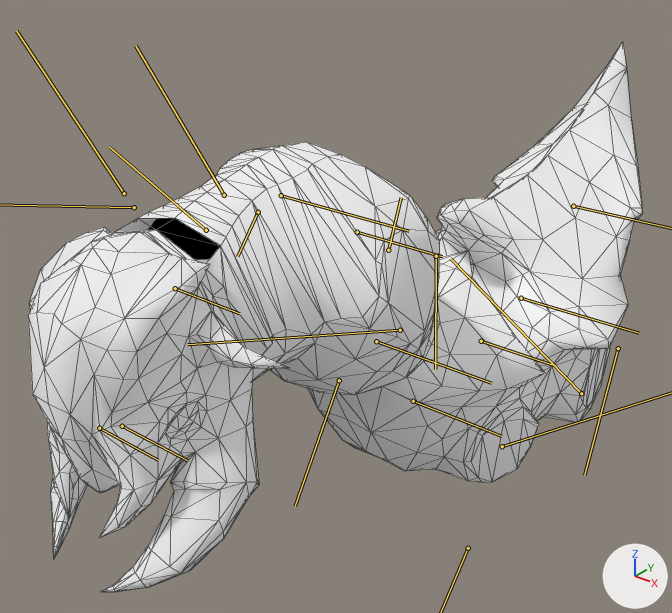
The glTF model assets/heroes/weaver/models/hero.glb as it was, and as the next commit left it.
Camera for both pictures: a camera (50 mm lens) standing at (2.34, -3.68, 3.14) and looking at (-0.48, -0.17, 0.96). The axes (+X, +Y, +Z) are drawn at lower right. The lights are the same throughout. The picture after the commit comes second. The bones that change, and the others that lie on the model, are drawn over the model as lines. Mesh edges are drawn as thin lines.

In view in the first picture: 'weaver.001'.
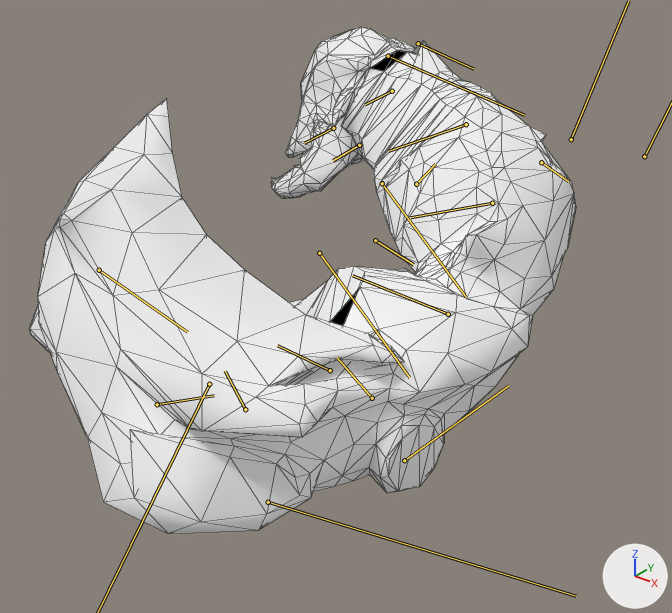
The newer file adds an action. The first version stands in its rest pose; the second is drawn at frame 14 of the action 'cast_ulti_stalker_exoskeleton_anim'.

Location of each change, [x1, y1, x2, y2] in pixels of the pictures (672 x 613 px):
'weaver.001', posed (11% narrower, 8% shorter)
    before: [28, 43, 643, 592]
    after: [30, 27, 576, 534]
bone 'Root_0', root to tip
    before: (481, 341) to (553, 365)
    after: (245, 409) to (225, 371)
bone 'thigh_A_R', root to tip
    before: (400, 330) to (187, 344)
    after: (268, 502) to (576, 596)
bone 'Spine_0', root to tip
    before: (413, 401) to (501, 436)
    after: (372, 398) to (337, 357)
bone 'thigh_R', root to tip
    before: (339, 380) to (295, 506)
    after: (404, 460) to (509, 385)
bone 'Spine_1', root to tip
    before: (376, 341) to (491, 383)
    after: (448, 314) to (352, 275)
bone 'Spine_2', root to tip
    before: (357, 232) to (442, 256)
    after: (492, 203) to (410, 217)
bone 'clavicle_R', root to tip
    before: (258, 212) to (237, 256)
    after: (541, 162) to (568, 181)
bone 'bicep_R', root to tip
    before: (224, 195) to (135, 45)
    after: (571, 139) to (628, 1)
bone 'Spine_3', root to tip
    before: (281, 195) to (409, 231)
    after: (466, 124) to (388, 151)
bone 'Head_0', root to tip
    before: (175, 288) to (239, 313)
    after: (392, 91) to (365, 104)
bone 'lant1_0', root to tip
    before: (206, 230) to (109, 147)
    after: (388, 56) to (524, 115)
bone 'clavicle_L', root to tip
    before: (388, 250) to (401, 197)
    after: (416, 184) to (435, 164)
bone 'bicep_L', root to tip
    before: (436, 256) to (435, 369)
    after: (382, 183) to (466, 297)
bone 'elbow_L', root to tip
    before: (618, 348) to (584, 475)
    after: (319, 253) to (409, 377)
bone 'ArbitraryChain0_0', root to tip
    before: (521, 298) to (639, 333)
    after: (157, 404) to (214, 395)

The change, as a list of edits to the scene's bpy script:
```text
Change bone_root_0:
    where bone_root_0 = bpy.data.objects['weaver'].pose.bones['Root_0']
    bone_root_0.location: (0.0, 0.0, 0.0) -> (1.38, -0.57, -0.01)
    bone_root_0.rotation_quaternion: (1.0, 0.0, 0.0, 0.0) -> (-0.272, 0.007, 0.022, -0.956)  # degrees (0, 0, 0) -> degrees (-3, 0, 148)
Change bone_thigh_a_r:
    where bone_thigh_a_r = bpy.data.objects['weaver'].pose.bones['thigh_A_R']  # child of 'Root_0'
    bone_thigh_a_r.rotation_quaternion: (1.0, 0.0, 0.0, 0.0) -> (0.985, -0.153, 0.015, 0.049)  # degrees (0, 0, 0) -> degrees (-18, 3, 5)
Change bone_thigh_a_l:
    where bone_thigh_a_l = bpy.data.objects['weaver'].pose.bones['thigh_A_L']  # child of 'Root_0'
    bone_thigh_a_l.rotation_quaternion: (1.0, 0.0, 0.0, 0.0) -> (0.958, -0.209, -0.052, 0.185)  # degrees (0, 0, 0) -> degrees (-25, -1, 22)
Change bone_spine_0:
    where bone_spine_0 = bpy.data.objects['weaver'].pose.bones['Spine_0']  # child of 'Root_0'
    bone_spine_0.rotation_quaternion: (1.0, 0.0, 0.0, 0.0) -> (0.994, 0.005, 0.107, 0.01)  # degrees (0, 0, 0) -> degrees (1, 12, 1)
Change bone_thigh_r:
    where bone_thigh_r = bpy.data.objects['weaver'].pose.bones['thigh_R']  # child of 'Spine_0'
    bone_thigh_r.rotation_quaternion: (1.0, 0.0, 0.0, 0.0) -> (-0.987, 0.088, 0.088, -0.047)  # degrees (0, 0, 0) -> degrees (-11, -10, 6)
Change bone_spine_1:
    where bone_spine_1 = bpy.data.objects['weaver'].pose.bones['Spine_1']  # child of 'Spine_0'
    bone_spine_1.rotation_quaternion: (1.0, 0.0, 0.0, 0.0) -> (0.957, 0.276, 0.034, 0.077)  # degrees (0, 0, 0) -> degrees (32, 1, 10)
Change bone_spine_2:
    where bone_spine_2 = bpy.data.objects['weaver'].pose.bones['Spine_2']  # child of 'Spine_1'
    bone_spine_2.rotation_quaternion: (1.0, 0.0, 0.0, 0.0) -> (0.914, 0.048, -0.134, 0.381)  # degrees (0, 0, 0) -> degrees (-1, -16, 45)
Change bone_clavicle_r:
    where bone_clavicle_r = bpy.data.objects['weaver'].pose.bones['clavicle_R']  # child of 'Spine_2'
    bone_clavicle_r.rotation_quaternion: (1.0, 0.0, 0.0, 0.0) -> (0.921, 0.128, 0.105, 0.354)  # degrees (0, 0, 0) -> degrees (18, 6, 43)
Change bone_bicep_r:
    where bone_bicep_r = bpy.data.objects['weaver'].pose.bones['bicep_R']  # child of 'clavicle_R'
    bone_bicep_r.rotation_quaternion: (1.0, 0.0, 0.0, 0.0) -> (-0.911, -0.14, 0.298, -0.248)  # degrees (0, 0, 0) -> degrees (8, -38, 28)
Change bone_elbow_r:
    where bone_elbow_r = bpy.data.objects['weaver'].pose.bones['elbow_R']  # child of 'bicep_R'
    bone_elbow_r.rotation_quaternion: (1.0, 0.0, 0.0, 0.0) -> (0.819, -0.212, -0.532, 0.036)  # degrees (0, 0, 0) -> degrees (-48, -59, 33)
Change bone_spine_3:
    where bone_spine_3 = bpy.data.objects['weaver'].pose.bones['Spine_3']  # child of 'Spine_2'
    bone_spine_3.rotation_quaternion: (1.0, 0.0, 0.0, 0.0) -> (0.92, 0.011, -0.255, 0.296)  # degrees (0, 0, 0) -> degrees (-9, -28, 38)
Change bone_head_0:
    where bone_head_0 = bpy.data.objects['weaver'].pose.bones['Head_0']  # child of 'Spine_3'
    bone_head_0.rotation_quaternion: (1.0, 0.0, 0.0, 0.0) -> (0.988, -0.073, 0.042, 0.128)  # degrees (0, 0, 0) -> degrees (-8, 6, 14)
Change bone_lant1_0:
    where bone_lant1_0 = bpy.data.objects['weaver'].pose.bones['lant1_0']  # child of 'Head_0'
    bone_lant1_0.rotation_quaternion: (1.0, 0.0, 0.0, 0.0) -> (0.958, -0.242, -0.077, -0.13)  # degrees (0, 0, 0) -> degrees (-27, -12, -12)
Change bone_rant2_0:
    where bone_rant2_0 = bpy.data.objects['weaver'].pose.bones['rant2_0']  # child of 'Head_0'
    bone_rant2_0.rotation_quaternion: (1.0, 0.0, 0.0, 0.0) -> (-0.963, 0.243, 0.083, 0.082)  # degrees (0, 0, 0) -> degrees (-28, -12, -7)
Change bone_clavicle_l:
    where bone_clavicle_l = bpy.data.objects['weaver'].pose.bones['clavicle_L']  # child of 'Spine_2'
    bone_clavicle_l.rotation_quaternion: (1.0, 0.0, 0.0, 0.0) -> (0.98, -0.104, 0.066, 0.153)  # degrees (0, 0, 0) -> degrees (-11, 9, 17)
Change bone_bicep_l:
    where bone_bicep_l = bpy.data.objects['weaver'].pose.bones['bicep_L']  # child of 'clavicle_L'
    bone_bicep_l.rotation_quaternion: (1.0, 0.0, 0.0, 0.0) -> (-0.816, -0.153, -0.499, -0.246)  # degrees (0, 0, 0) -> degrees (48, 48, 56)
Change bone_elbow_l:
    where bone_elbow_l = bpy.data.objects['weaver'].pose.bones['elbow_L']  # child of 'bicep_L'
    bone_elbow_l.rotation_quaternion: (1.0, 0.0, 0.0, 0.0) -> (0.972, 0.0, -0.236, 0.0)  # degrees (0, 0, 0) -> degrees (0, -27, 0)
Change bone_wrist_l:
    where bone_wrist_l = bpy.data.objects['weaver'].pose.bones['wrist_L']  # child of 'elbow_L'
    bone_wrist_l.rotation_quaternion: (1.0, 0.0, 0.0, 0.0) -> (0.967, -0.17, 0.139, 0.128)  # degrees (0, 0, 0) -> degrees (-18, 18, 12)
Change bone_thigh_l:
    where bone_thigh_l = bpy.data.objects['weaver'].pose.bones['thigh_L']  # child of 'Spine_0'
    bone_thigh_l.rotation_quaternion: (1.0, 0.0, 0.0, 0.0) -> (0.818, -0.531, -0.14, -0.154)  # degrees (0, 0, 0) -> degrees (-65, -23, -6)
Change bone_arbitrarychain0_0:
    where bone_arbitrarychain0_0 = bpy.data.objects['weaver'].pose.bones['ArbitraryChain0_0']  # child of 'Root_0'
    bone_arbitrarychain0_0.rotation_quaternion: (1.0, 0.0, 0.0, 0.0) -> (-0.896, 0.074, -0.259, -0.353)  # degrees (0, 0, 0) -> degrees (3, 31, 44)
Change bone_arbitrarychain0_1:
    where bone_arbitrarychain0_1 = bpy.data.objects['weaver'].pose.bones['ArbitraryChain0_1']  # child of 'ArbitraryChain0_0'
    bone_arbitrarychain0_1.rotation_quaternion: (1.0, 0.0, 0.0, 0.0) -> (0.966, -0.037, 0.014, 0.254)  # degrees (0, 0, 0) -> degrees (-4, 3, 29)
```
